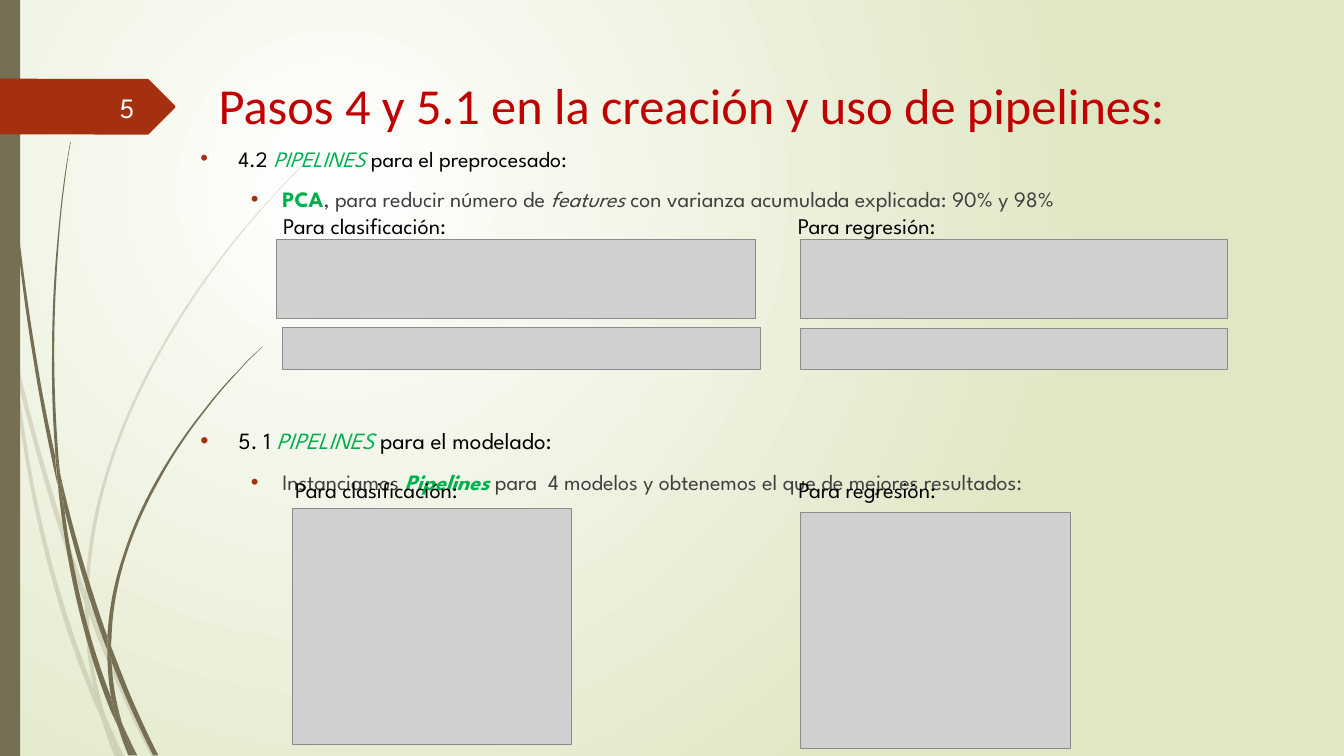
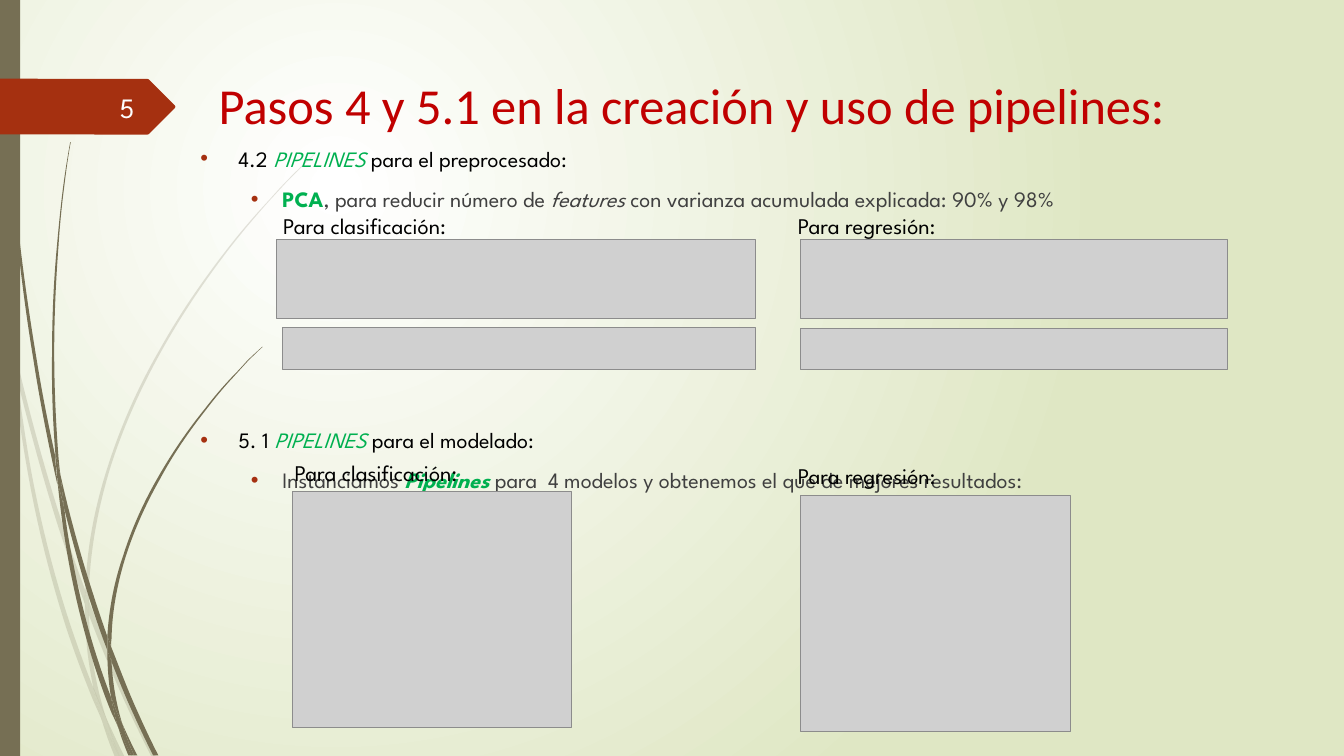
Before and after one commit to somm14/Pipelines_practica, a slide deck: slide 5 of Presentación_PIPELINES.pptx. Drawn at 1344x756 pixels with LibreOffice and Linux fonts; fonts in the diff are those of the drawing; grey boxes stand for pictures. Boxes give left, top, right and bottom in pixels: in the first picture for what was removed or moved away, otherwise in the second. Text is boxed around its words. In the diff, an @@ line names an element or a change of style, - is before the commit and + after.

```diff
--- a/Presentación_PIPELINES.pptx
+++ b/Presentación_PIPELINES.pptx
@@ picture: place and size @@
-picture at <box>282,328,761,369</box>
+picture at <box>282,328,755,369</box>
@@ text at <box>238,433,534,453</box>: size 16.6 to 15.7 pt in "5. 1 PIPELINES para el modelado:" @@
@@ 2 pictures, 2 texts: place and size @@
-2 pictures, 2 texts at <box>292,439,1071,749</box>
+2 pictures, 2 texts at <box>292,465,1071,733</box>
```
Also in this commit, not shown: 6 other slides changed.
